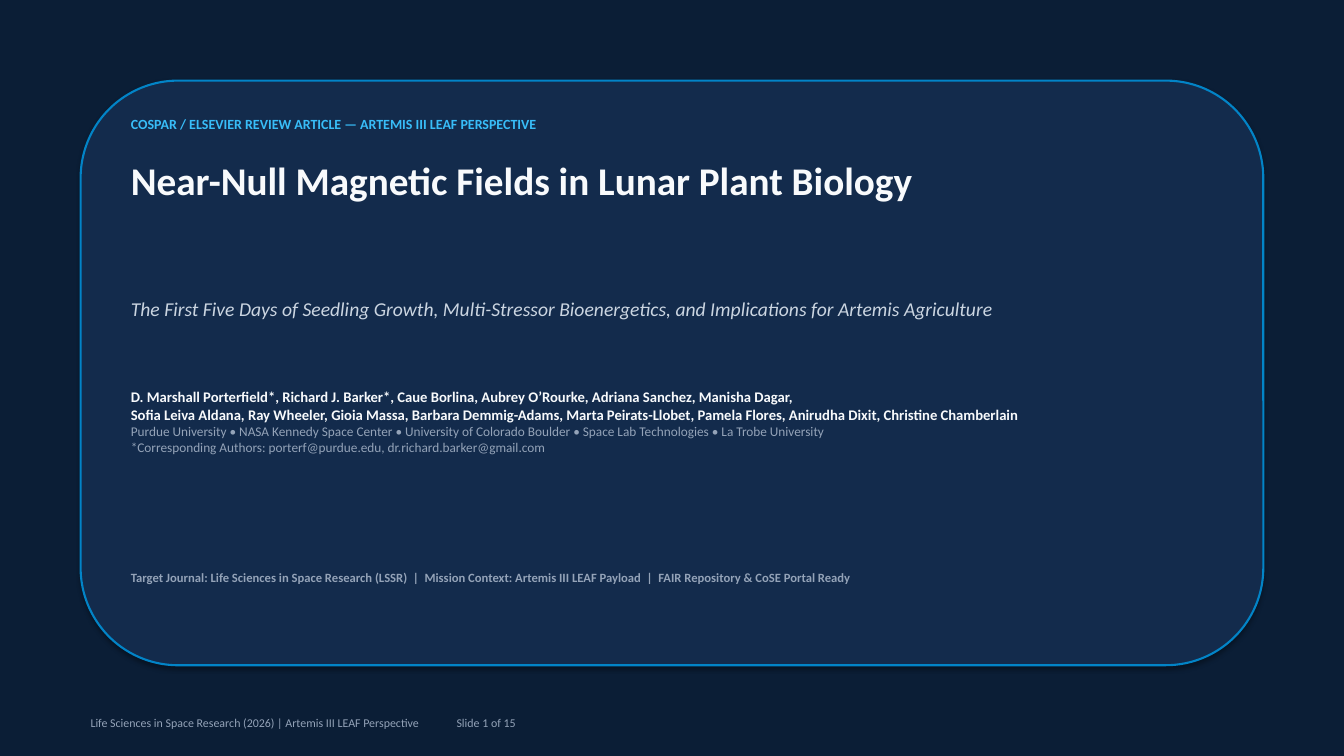
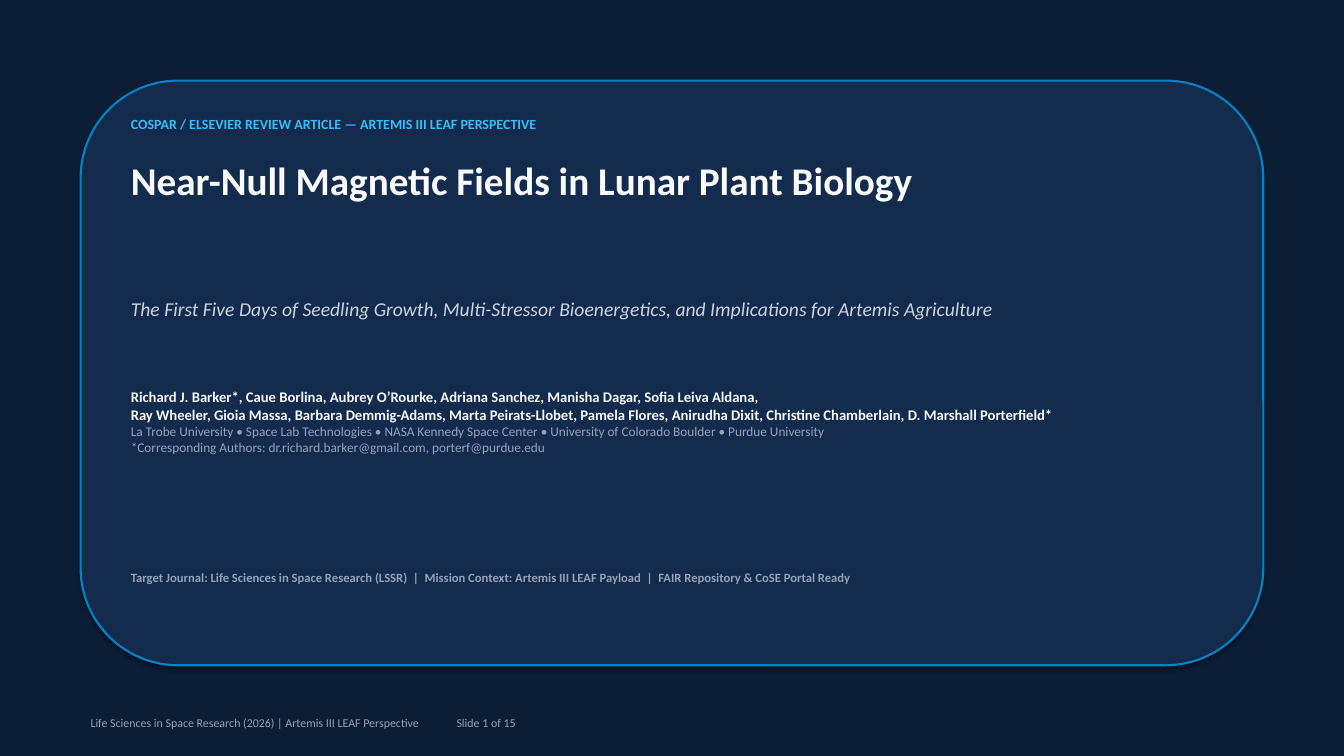
Before and after one commit to dr-richard-barker/NMF_review, a slide deck: slide 1 of Near_Null_Magnetic_Fields_Lunar_Plant_Biology_Presentation.pptx. Drawn at 1344x756 pixels with LibreOffice and Linux fonts; fonts in the diff are those of the drawing. Boxes give left, top, right and bottom in pixels: in the first picture for what was removed or moved away, otherwise in the second. Text is boxed around its words. In the diff, an @@ line names an element or a change of style, - is before the commit and + after.

```diff
--- a/Near_Null_Magnetic_Fields_Lunar_Plant_Biology_Presentation.pptx
+++ b/Near_Null_Magnetic_Fields_Lunar_Plant_Biology_Presentation.pptx
@@ text at <box>131,391,1052,454</box>: text changed @@
-D. Marshall Porterfield*, Richard J. Barker*, Caue Borlina, Aubrey O’Rourke, Adriana Sanchez, Manisha Dagar,
-Sofia Leiva Aldana, Ray Wheeler, Gioia Massa, Barbara Demmig-Adams, Marta Peirats-Llobet, Pamela Flores, Anirudha Dixit, Christine Chamberlain
-Purdue University • NASA Kennedy Space Center • University of Colorado Boulder • Space Lab Technologies • La Trobe University
-*Corresponding Authors: porterf@purdue.edu, dr.richard.barker@gmail.com
+Richard J. Barker*, Caue Borlina, Aubrey O’Rourke, Adriana Sanchez, Manisha Dagar, Sofia Leiva Aldana,
+Ray Wheeler, Gioia Massa, Barbara Demmig-Adams, Marta Peirats-Llobet, Pamela Flores, Anirudha Dixit, Christine Chamberlain, D. Marshall Porterfield*
+La Trobe University • Space Lab Technologies • NASA Kennedy Space Center • University of Colorado Boulder • Purdue University
+*Corresponding Authors: dr.richard.barker@gmail.com, porterf@purdue.edu
```
Also in this commit, not shown: 10 other files.
